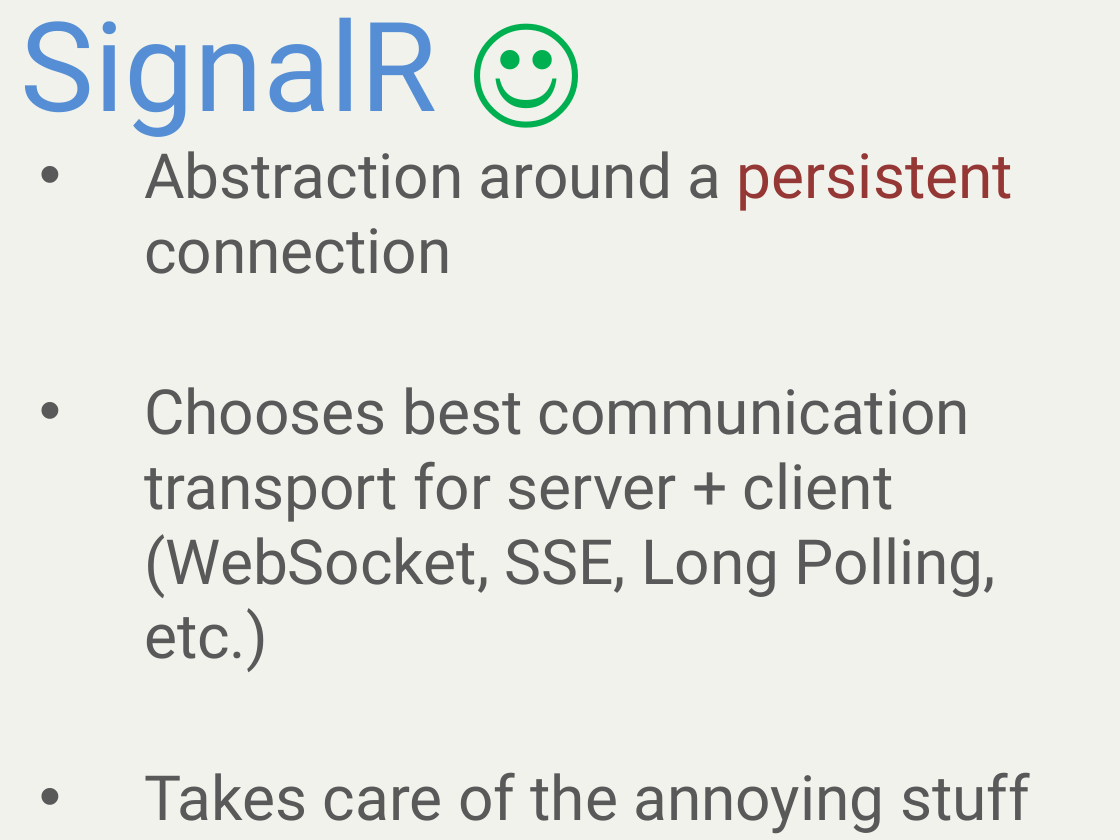
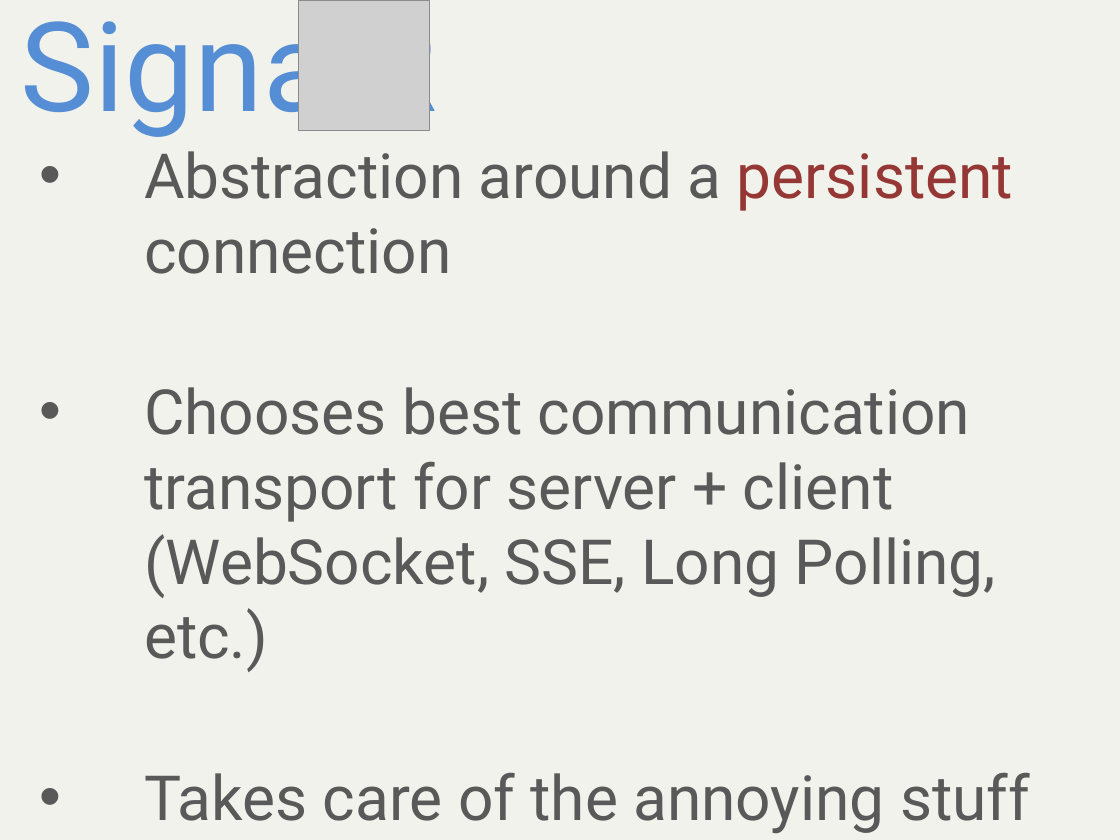
Before and after one commit to alani/Talks, a slide deck: slide 22 of SignalR-Intro/SignalRIntro.pptx. Drawn at 1120x840 pixels with LibreOffice and Linux fonts; fonts in the diff are those of the drawing; grey boxes stand for pictures. Boxes give left, top, right and bottom in pixels: in the first picture for what was removed or moved away, otherwise in the second. Text is boxed around its words. In the diff, an @@ line names an element or a change of style, - is before the commit and + after.

```diff
--- a/SignalR-Intro/SignalRIntro.pptx
+++ b/SignalR-Intro/SignalRIntro.pptx
@@ title at bbox=[21, 0, 438, 137]: text changed @@
-SignalR ☺
+SignalR
@@ picture added at bbox=[299, 0, 429, 130] @@
```
Also in this commit, not shown: 9 other slides changed, 6 slides added, 5 slides removed, 3 other files.
